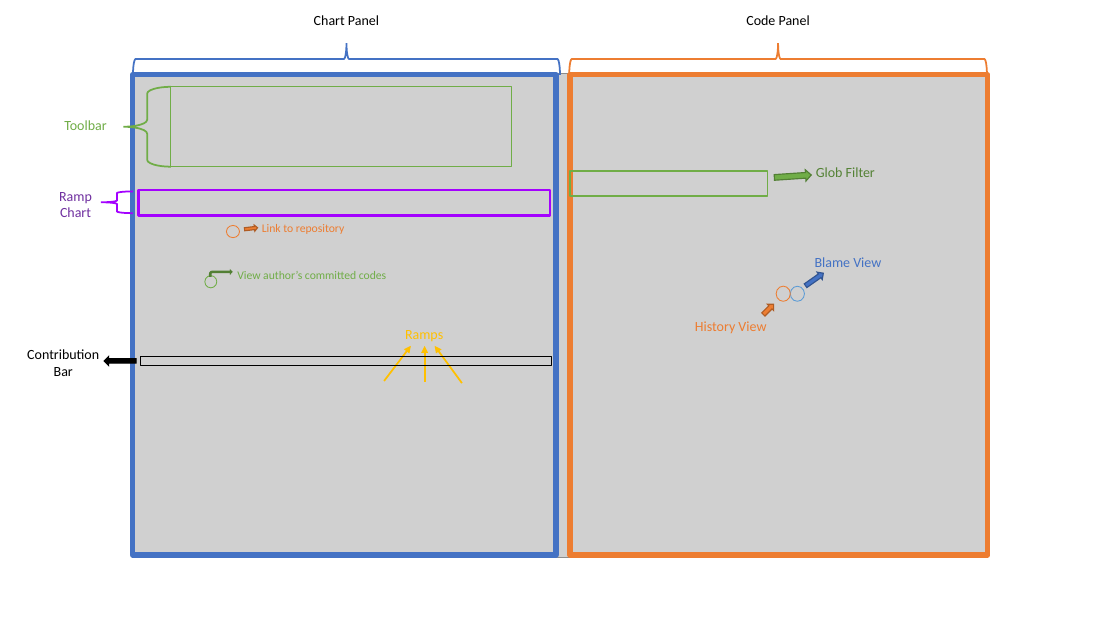
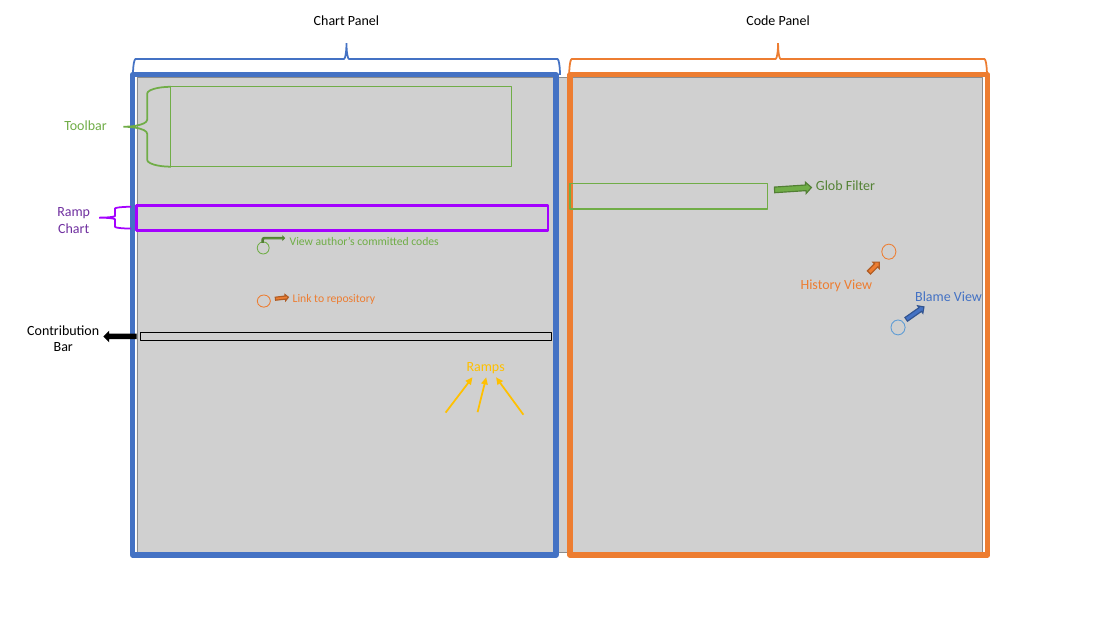
Before and after one commit to reposense/RepoSense, a slide deck: slide 1 of docs/diagrams/report-features.pptx. Drawn at 1120x630 pixels with LibreOffice and Linux fonts; fonts in the diff are those of the drawing; grey boxes stand for pictures. Boxes give left, top, right and bottom in pixels: in the first picture for what was removed or moved away, otherwise in the second. Text is boxed around its words. In the diff, an @@ line names an element or a change of style, - is before the commit and + after.

```diff
--- a/docs/diagrams/report-features.pptx
+++ b/docs/diagrams/report-features.pptx
@@ picture: place and size @@
-picture at <box>133,73,988,557</box>
+picture at <box>137,77,982,553</box>
@@ text "Glob Filter": place and size @@
-text "Glob Filter" at <box>816,167,875,177</box>
+text "Glob Filter" at <box>816,180,875,190</box>
@@ 1 text, 1 right arrow, 1 left brace: place and size @@
-1 text, 1 right arrow, 1 left brace at <box>59,169,812,217</box>
+1 text, 1 right arrow, 1 left brace at <box>57,182,812,233</box>
@@ rectangle: place and size @@
-rectangle at <box>139,190,550,215</box>
+rectangle at <box>136,205,548,230</box>
@@ rectangle: place and size @@
-rectangle at <box>570,171,767,197</box>
+rectangle at <box>571,183,768,208</box>
@@ bent arrow: place and size @@
-bent arrow at <box>209,271,232,276</box>
+bent arrow at <box>262,237,285,243</box>
@@ text "View author’s committed codes": place and size @@
-text "View author’s committed codes" at <box>237,271,386,279</box>
+text "View author’s committed codes" at <box>290,237,438,245</box>
@@ ellipse: place and size @@
-ellipse at <box>205,276,217,288</box>
+ellipse at <box>257,242,269,255</box>
@@ 1 text, 1 ellipse, 1 right arrow: place and size @@
-1 text, 1 ellipse, 1 right arrow at <box>695,287,791,333</box>
+1 text, 1 ellipse, 1 right arrow at <box>801,245,897,291</box>
@@ 1 text, 1 ellipse, 1 right arrow: place and size @@
-1 text, 1 ellipse, 1 right arrow at <box>227,224,344,238</box>
+1 text, 1 ellipse, 1 right arrow at <box>257,294,375,308</box>
@@ 1 text, 1 right arrow, 1 ellipse: place and size @@
-1 text, 1 right arrow, 1 ellipse at <box>791,257,881,302</box>
+1 text, 1 right arrow, 1 ellipse at <box>891,291,982,335</box>
@@ 1 text, 1 rectangle, 1 left arrow: place and size @@
-1 text, 1 rectangle, 1 left arrow at <box>27,349,552,376</box>
+1 text, 1 rectangle, 1 left arrow at <box>27,325,552,351</box>
@@ text "Ramps": place and size @@
-text "Ramps" at <box>405,330,443,342</box>
+text "Ramps" at <box>467,362,505,374</box>
@@ arrow moved from (384, 381) - (411, 346) to (446, 413) - (472, 377) @@
@@ arrow moved from (425, 381) - (425, 346) to (478, 413) - (486, 377) @@
@@ arrow moved from (462, 383) - (434, 346) to (523, 415) - (497, 377) @@
```
Also in this commit, not shown: 1 slide added, 2 other files.
